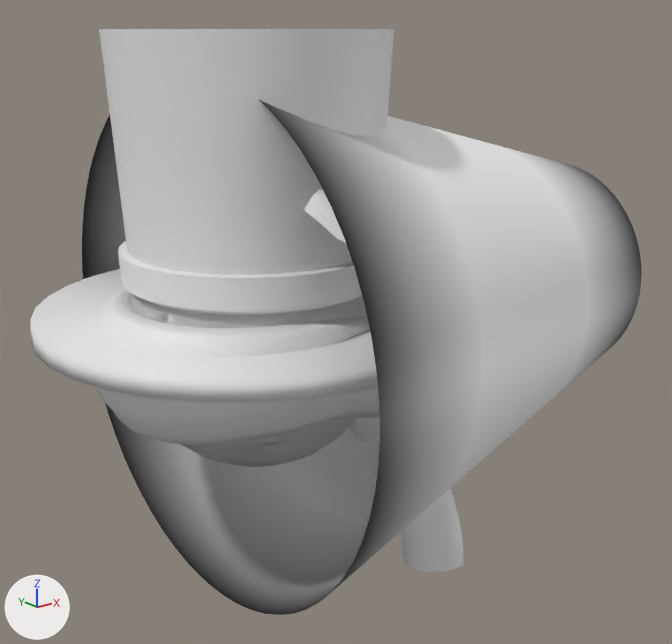
The Blender file Assets/Models/fx_mesh.blend: old version first, new version second.
Both versions are drawn from a camera (50 mm lens) standing at (-3.73, -5.63, 2.19) and looking at (0.87, 0.12, -0.11). The axes (+X, +Y, +Z) are drawn at lower left. The lights are the same throughout.

Names of what the first picture shows: 'BezierCurve', 'Hat', 'Scarf', 'meshfx_curvedPlane', 'meshfx_cylinder', 'smoke_2'.
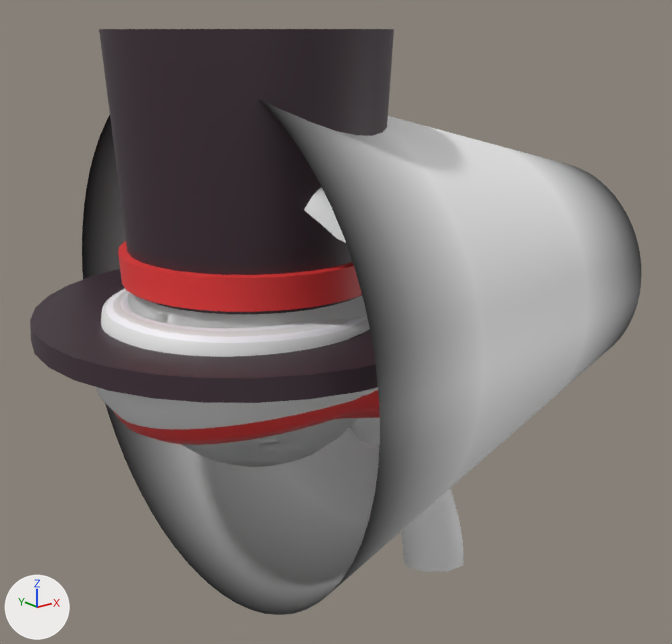
Where the change shows, as pixel boxes (x1, y1, x2, y2) in the pictures (672 x 644 px):
'Scarf', recoloured (grey to red)
    both: (106, 289, 380, 445)
part 1 of me_cylinder_001, added (black)
    after: (30, 321, 378, 403)
part 2 of me_cylinder_001, recoloured (grey to black)
    both: (30, 29, 394, 378)

What changed in the scene script:
```text
Add img_t_palette_png:
    img_t_palette_png = load_image('t_palette.png', '../Textures/t_palette.png', 256, 256, 'sRGB')
Add mat_material:
    mat_material = principled_material('Material')
    mat_material.texture = img_t_palette_png
Change me_cylinder_001:
    used by ob_hat; location = (0.0, 0.0, 0.0)
    remove me_cylinder_001.from_pydata(...)  # 288 vertices, 257 faces; spans x -1.62..1.62, y -1.62..1.62, z 0.2..2.2
    add me_cylinder_001.from_pydata(...)  # 576 vertices, 546 faces; spans x -1.63..1.63, y -1.63..1.63, z 0.09..2.2
    me_cylinder_001 part 1: 288 vertices added at x -1.63..1.63, y -1.63..1.63, z 0.09..2.1
    me_cylinder_001 part 2: 257 faces spanning x -1.62..1.62, y -1.62..1.62, z 0.2..2.2 switch from no material to mat_material (picture img_t_palette_png)
Change me_beziercurve_001:
    where me_beziercurve_001.from_pydata(...)  # 792 vertices, 780 faces; spans x -1.21..1.16, y -1.22..1.42, z -0.66..0.36
    add me_beziercurve_001.materials.append(mat_material)  # picture img_t_palette_png
Change ob_hat:
    remove _m = ob_hat.modifiers.new('Solidify', 'SOLIDIFY')
    remove _m.thickness = 0.15
```
